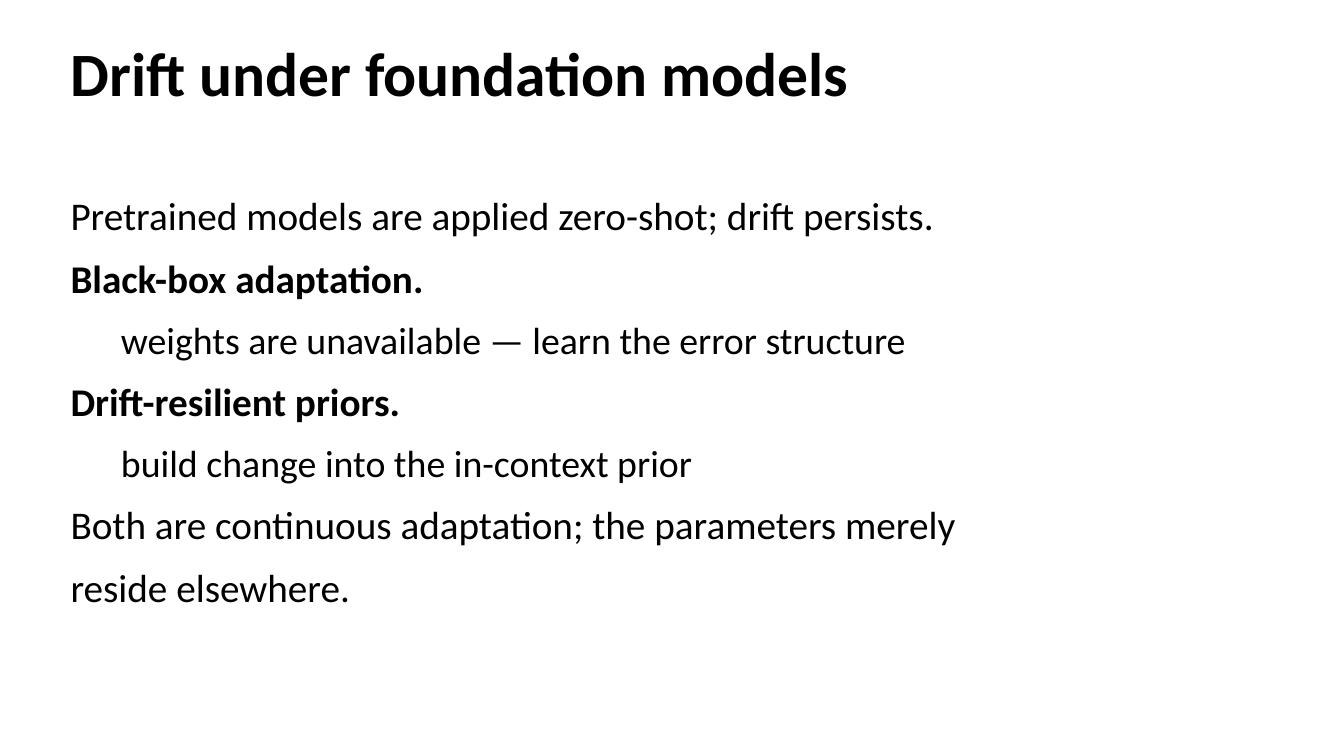
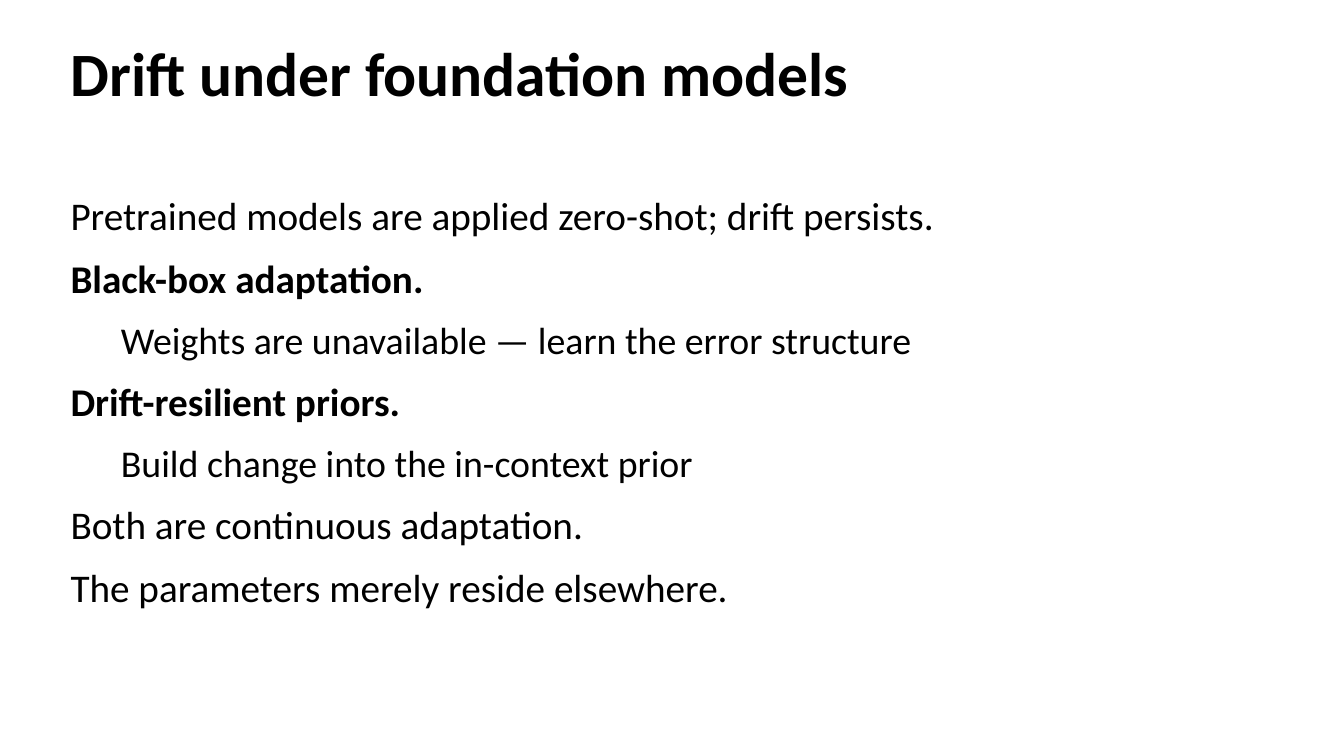
Before and after one commit to phuong0111/time-series-research, a slide deck: slide 23 of data-drift/seminar.pptx. Drawn at 1344x756 pixels with LibreOffice and Linux fonts; fonts in the diff are those of the drawing. Boxes give left, top, right and bottom in pixels: in the first picture for what was removed or moved away, otherwise in the second. Text is boxed around its words. In the diff, an @@ line names an element or a change of style, - is before the commit and + after.

```diff
--- a/data-drift/seminar.pptx
+++ b/data-drift/seminar.pptx
@@ text at (x1=121, y1=327, x2=911, y2=361): text changed @@
-  weights are unavailable — learn the error structure
+  Weights are unavailable — learn the error structure
@@ text at (x1=71, y1=450, x2=728, y2=609): text changed @@
-  build change into the in-context prior
-Both are continuous adaptation; the parameters merely
-reside elsewhere.
+  Build change into the in-context prior
+Both are continuous adaptation.
+The parameters merely reside elsewhere.
```
Also in this commit, not shown: 15 other slides changed, 1 other file.
